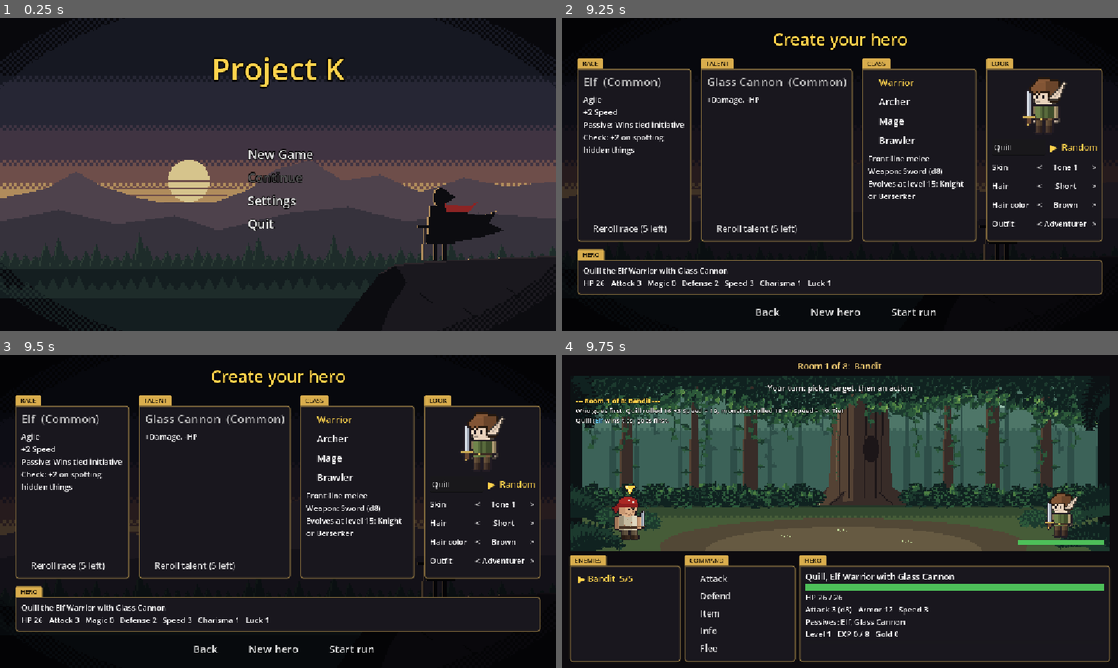
Above: before the commit, frames 1-4 (two rows, left to right).
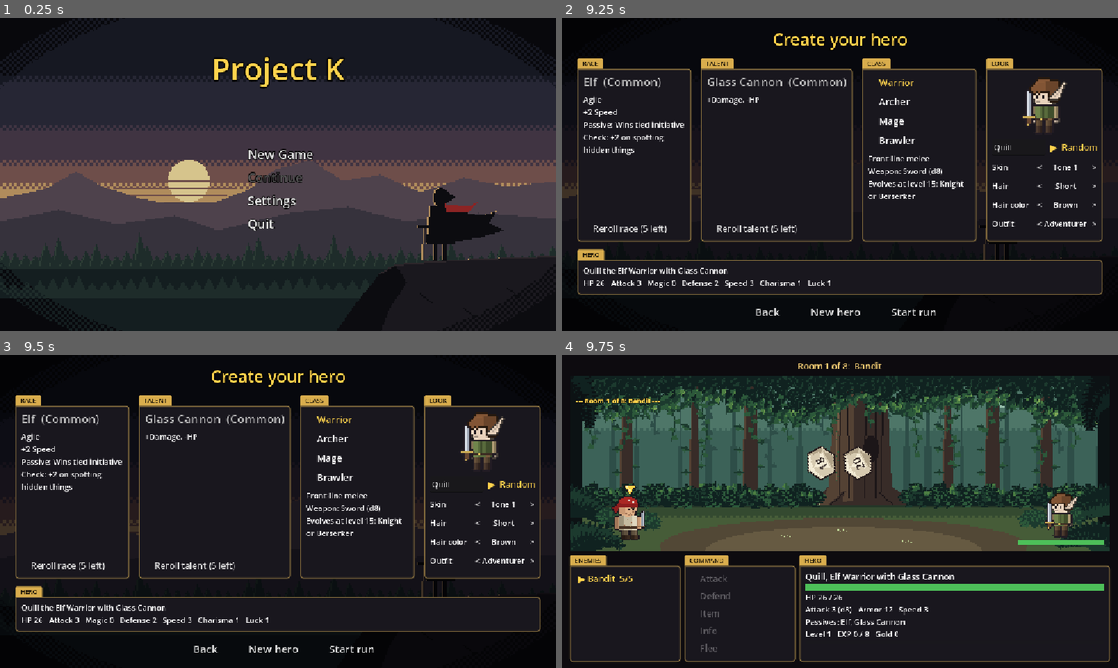
Above: after the commit, the same moments.

Repository: khasmn/project-k
Game: Godot game, scene res://scenes/menu/main_menu.tscn
Two runs of this game, one before a commit and one after it. Both use one fixed random seed, a clock stepped at 60 frames per second and the inputs below.
Inputs:
- Up to frame 1 (0.25 s): no input
- Up to frame 2 (9.25 s): click "New Game" at 0.5 s; click "Random" at 1.25 s; click "▶ Random" at 2 s; click "▶ Random" at 2.75 s; click "New hero" at 3.5 s; click "▶ New hero" at 4.25 s; click "▶ New hero" at 5 s; click "Warrior" at 5.75 s; click "New hero" at 6.5 s; click "Warrior" at 7.25 s; click "▶ Warrior" at 8 s; click "Random" at 8.75 s
- Up to frame 3 (9.5 s): no input
- Up to frame 4 (9.75 s): click "Start run" at 9.5 s

Frames 1-3 are identical in both runs. In frame 4, 1.8% of the frame differs, in the area x 2-63%, y 9-95%.

Commit message:
Animate dice rolls in fights, with a setting to turn it off
Co-Authored-By: Claude Opus 5.5 <noreply@anthropic.com>

Diff:
--- a/scenes/menu/main_menu.tscn
+++ b/scenes/menu/main_menu.tscn
@@ -96,6 +96,12 @@
 theme_override_font_sizes/font_size = 18
 text = "Background animation"
 
+[node name="DiceCheck" type="CheckButton" parent="SettingsPanel/Panel/Options"]
+unique_name_in_owner = true
+layout_mode = 2
+theme_override_font_sizes/font_size = 18
+text = "Dice animation"
+
 [node name="FullscreenCheck" type="CheckButton" parent="SettingsPanel/Panel/Options"]
 unique_name_in_owner = true
 layout_mode = 2
--- a/scripts/combat/combat_screen.gd
+++ b/scripts/combat/combat_screen.gd
@@ -23,6 +23,7 @@
 var enemies: Array[Combatant] = []
 var target: Combatant  # the monster the hero attacks; click a card to change it
 var fight_over: bool = false  # true after a win or a flee, so Continue only works once
+var dice: DiceTray = DiceTray.new()
 var animations: Dictionary = {}  # AtlasTexture -> frames per second
 
 
@@ -36,6 +37,10 @@
 		BACKGROUND_FPS if Settings.animate_background else 0)  # 0 FPS = stays on frame 1
 	back.set_content_margin_all(12)
 	%Arena.add_theme_stylebox_override("panel", back)
+	dice.alignment = BoxContainer.ALIGNMENT_CENTER
+	dice.mouse_filter = Control.MOUSE_FILTER_IGNORE
+	%Arena.add_child(dice)  # a PanelContainer stacks its children: the dice float over the fight
+	Dice.recording = Settings.animate_dice
 	if Run.hero_look:  # a created hero has a sprite; the test hero keeps its name label
 		var sprite: HeroSprite = HeroSprite.new()
 		sprite.custom_minimum_size = Vector2(SPRITE_SIZE, SPRITE_SIZE)
@@ -50,6 +55,7 @@
 		UI.add_cursor(button)
 	if Run.hero == null:
 		Run.start_test()  # this scene was started on its own, not from character creation
+	_set_buttons_enabled(false)  # nothing to click until the first turn is decided
 	_start_fight()
 
 
@@ -72,6 +78,7 @@
 		Run.room_note = ""
 	_update_labels()
 
+	Dice.history.clear()  # building the monster group rolled dice too; only show the fight's rolls
 	# Initiative: your d20 + Speed vs one d20 for the group + its fastest Speed. Ties go to the monsters (Elf wins ties).
 	var hero_rolls: Array[int] = Dice.roll_d20s(hero.roll_mode())
 	var hero_init: int = Dice.keep(hero_rolls, hero.roll_mode()) + hero.speed
@@ -83,6 +90,7 @@
 	if hero_init == enemy_init:
 		order += " Tie! %s first." % (
 			"%s (%s wins ties) goes" % [hero.display_name, hero.passive("wins_ties")] if hero.wins_ties else "The monsters go")
+	await dice.show_rolls()
 	_log(order)
 	if hero_init > enemy_init or (hero_init == enemy_init and hero.wins_ties):
 		_hero_turn()
@@ -109,7 +117,8 @@
 	%InfoText.visible = on
 	%HeroInfo.visible = not on
 	%HeroTab.text = target.display_name.to_upper() if on else "HERO"
-	%InfoText.text = _info(target)
+	if on:
+		%InfoText.text = _info(target)
 
 
 func _info(foe: Combatant) -> String:
@@ -128,7 +137,9 @@
 
 func _on_attack() -> void:
 	_set_buttons_enabled(false)
-	_log(hero.strike(target))
+	var line: String = hero.strike(target)
+	await dice.show_rolls()  # the strike is already decided; show its dice, then the result
+	_log(line)
 	_after_action()
 
 
@@ -181,6 +192,7 @@
 	var result: Dictionary = Dice.check(hero.speed, dc, hero.roll_mode())
 	var line: String = "%s tries to flee: rolled %s, %+d Speed = %d vs %d (10 + fastest monster's Speed)" % [
 		hero.display_name, hero.rolled_text(result.rolls), hero.speed, result.total, dc]
+	await dice.show_rolls()
 	if not result.success:
 		_log(line + ": failed!")
 		_enemy_turn()
@@ -208,7 +220,9 @@
 		%TurnLabel.text = "%s's turn..." % foe.display_name
 		# await pauses this function until the timer runs out, so the turns don't happen instantly.
 		await get_tree().create_timer(ENEMY_TURN_DELAY).timeout
-		_log(foe.strike(hero))
+		var line: String = foe.strike(hero)
+		await dice.show_rolls()
+		_log(line)
 		_update_labels()
 		if not hero.is_alive():
 			_log("[color=%s][b]Defeated![/b][/color] Run over %s." % [ENEMY_COLOR,
@@ -266,7 +280,6 @@
 	%Buttons.hide()  # the fight is over: only the choice buttons make sense now
 
 
-## A menu line in the COMMAND style (same look as Attack/Defend), with the hover cursor.
 func _alive() -> Array[Combatant]:
 	var alive: Array[Combatant] = []
 	alive.assign(enemies.filter(func(foe: Combatant) -> bool: return foe.is_alive()))
--- a/scripts/core/dice.gd
+++ b/scripts/core/dice.gd
@@ -6,15 +6,23 @@
 static var rng: RandomNumberGenerator = RandomNumberGenerator.new()
 ## Testing only: the next dice return these numbers in order, whatever the die.
 static var forced_rolls: Array[int] = []
+## When on, every roll is noted as [sides, result] so the battle screen can show it (DiceTray).
+static var recording: bool = false
+static var history: Array = []
 
 
 static func roll(sides: int) -> int:
-	if not forced_rolls.is_empty():
+	var result: int
+	if forced_rolls.is_empty():
+		result = rng.randi_range(1, sides)
+	else:
 		var forced: int = forced_rolls.pop_front()
 		if forced < 1 or forced > sides:
 			push_error("Forced roll %d doesn't fit a d%d, using %d" % [forced, sides, clampi(forced, 1, sides)])
-		return clampi(forced, 1, sides)
-	return rng.randi_range(1, sides)
+		result = clampi(forced, 1, sides)
+	if recording:
+		history.append([sides, result])
+	return result
 
 
 ## Roll a d20. Advantage keeps the higher of two rolls, disadvantage the lower.
--- a/scripts/core/settings.gd
+++ b/scripts/core/settings.gd
@@ -6,6 +6,7 @@
 
 static var animate_background: bool = true
 static var fullscreen: bool = false
+static var animate_dice: bool = true
 
 
 static func load_file() -> void:
@@ -13,6 +14,7 @@
 	file.load(PATH)  # no file yet: the defaults below are used
 	animate_background = file.get_value("options", "animate_background", true)
 	fullscreen = file.get_value("options", "fullscreen", false)
+	animate_dice = file.get_value("options", "animate_dice", true)
 	_apply()
 
 
@@ -20,6 +22,7 @@
 	var file: ConfigFile = ConfigFile.new()
 	file.set_value("options", "animate_background", animate_background)
 	file.set_value("options", "fullscreen", fullscreen)
+	file.set_value("options", "animate_dice", animate_dice)
 	file.save(PATH)
 	_apply()
 
--- a/scripts/menu/main_menu.gd
+++ b/scripts/menu/main_menu.gd
@@ -19,7 +19,9 @@
 
 	%AnimateCheck.button_pressed = Settings.animate_background
 	%FullscreenCheck.button_pressed = Settings.fullscreen
+	%DiceCheck.button_pressed = Settings.animate_dice
 	%AnimateCheck.toggled.connect(func(on: bool) -> void: Settings.animate_background = on; Settings.save_file())
+	%DiceCheck.toggled.connect(func(on: bool) -> void: Settings.animate_dice = on; Settings.save_file())
 	%FullscreenCheck.toggled.connect(func(on: bool) -> void: Settings.fullscreen = on; Settings.save_file())
 	%Options.add_child(UI.menu_button("Back", _show_settings.bind(false)))
 
--- /dev/null
+++ b/scripts/ui/dice_tray.gd
@@ -0,0 +1,59 @@
+class_name DiceTray
+extends HBoxContainer
+## Dice tumbling in the middle of the battle area, landing on rolls the Dice module already made.
+## Only for show: the results are decided before the animation starts.
+
+const SPIN_TIME: float = 0.6
+const HOLD_TIME: float = 0.25
+const DIE_SIZE: int = 72
+const INK: Color = Color(0.16, 0.12, 0.12)
+
+
+## Show the rolls noted since the last call. Rolls of the same die land together
+## (both d20s of advantage, or both initiative d20s); a different die starts a new throw.
+func show_rolls() -> void:
+	var rolls: Array = Dice.history.duplicate()
+	Dice.history.clear()
+	while not rolls.is_empty():
+		var sides: int = rolls[0][0]
+		var results: Array[int] = []
+		while not rolls.is_empty() and rolls[0][0] == sides:
+			results.append(rolls.pop_front()[1])
+		await _throw(sides, results)
+
+
+func _throw(sides: int, results: Array[int]) -> void:
+	var numbers: Array[Label] = []
+	for value in results:
+		var die: TextureRect = TextureRect.new()
+		die.texture = load("res://assets/sprites/ui/%s.png" % ("d20" if sides == 20 else "die"))
+		die.custom_minimum_size = Vector2(DIE_SIZE, DIE_SIZE)
+		die.size_flags_vertical = Control.SIZE_SHRINK_CENTER  # keep the die square, not stretched to the area
+		die.expand_mode = TextureRect.EXPAND_IGNORE_SIZE
+		die.pivot_offset = Vector2(DIE_SIZE, DIE_SIZE) / 2  # spin around the middle
+		var number: Label = Label.new()
+		number.set_anchors_preset(Control.PRESET_FULL_RECT)
+		number.horizontal_alignment = HORIZONTAL_ALIGNMENT_CENTER
+		number.vertical_alignment = VERTICAL_ALIGNMENT_CENTER
+		number.add_theme_font_size_override("font_size", 24)
+		number.add_theme_color_override("font_color", INK)
+		die.add_child(number)
+		add_child(die)
+		numbers.append(number)
+		# A tween animates a property over time: here two fast turns slowing to a stop.
+		create_tween().tween_property(die, "rotation", 0.0, SPIN_TIME).from(TAU * 2) \
+			.set_trans(Tween.TRANS_CUBIC).set_ease(Tween.EASE_OUT)
+	var start: int = Time.get_ticks_msec()
+	var step: int = 0
+	while Time.get_ticks_msec() - start < SPIN_TIME * 1000:
+		for i in numbers.size():
+			numbers[i].text = str((results[i] + step * 7) % sides + 1)  # flicking faces, not a real roll
+		step += 1
+		await get_tree().create_timer(0.04 + 0.1 * (Time.get_ticks_msec() - start) / (SPIN_TIME * 1000)).timeout
+	for i in numbers.size():
+		numbers[i].text = str(results[i])
+		if sides == 20 and results[i] in [1, 20]:  # natural 20 gold, natural 1 red
+			numbers[i].get_parent().modulate = Color(1, 0.85, 0.35) if results[i] == 20 else Color(1, 0.5, 0.45)
+	await get_tree().create_timer(HOLD_TIME).timeout
+	for die in get_children():
+		die.queue_free()
--- a/tests/play.gd
+++ b/tests/play.gd
@@ -57,6 +57,7 @@
 			picks[arg.trim_prefix("--")] = value.to_lower()
 		i += 2
 	Dice.rng.seed = seed_value
+	Settings.animate_dice = false  # the play tool wants results at once
 
 	var draft: CharacterDraft = CharacterDraft.new()
 	draft.class_id = "warrior"
Binary file added: assets/sprites/ui/d20.png
Not shown, added: assets/sprites/ui/d20.png.import
Binary file added: assets/sprites/ui/die.png
Not shown, added: assets/sprites/ui/die.png.import
Not shown, added: scripts/ui/dice_tray.gd.uid
Not shown, changed: docs/memory/decisions.md
Not shown, changed: docs/memory/progress.md
